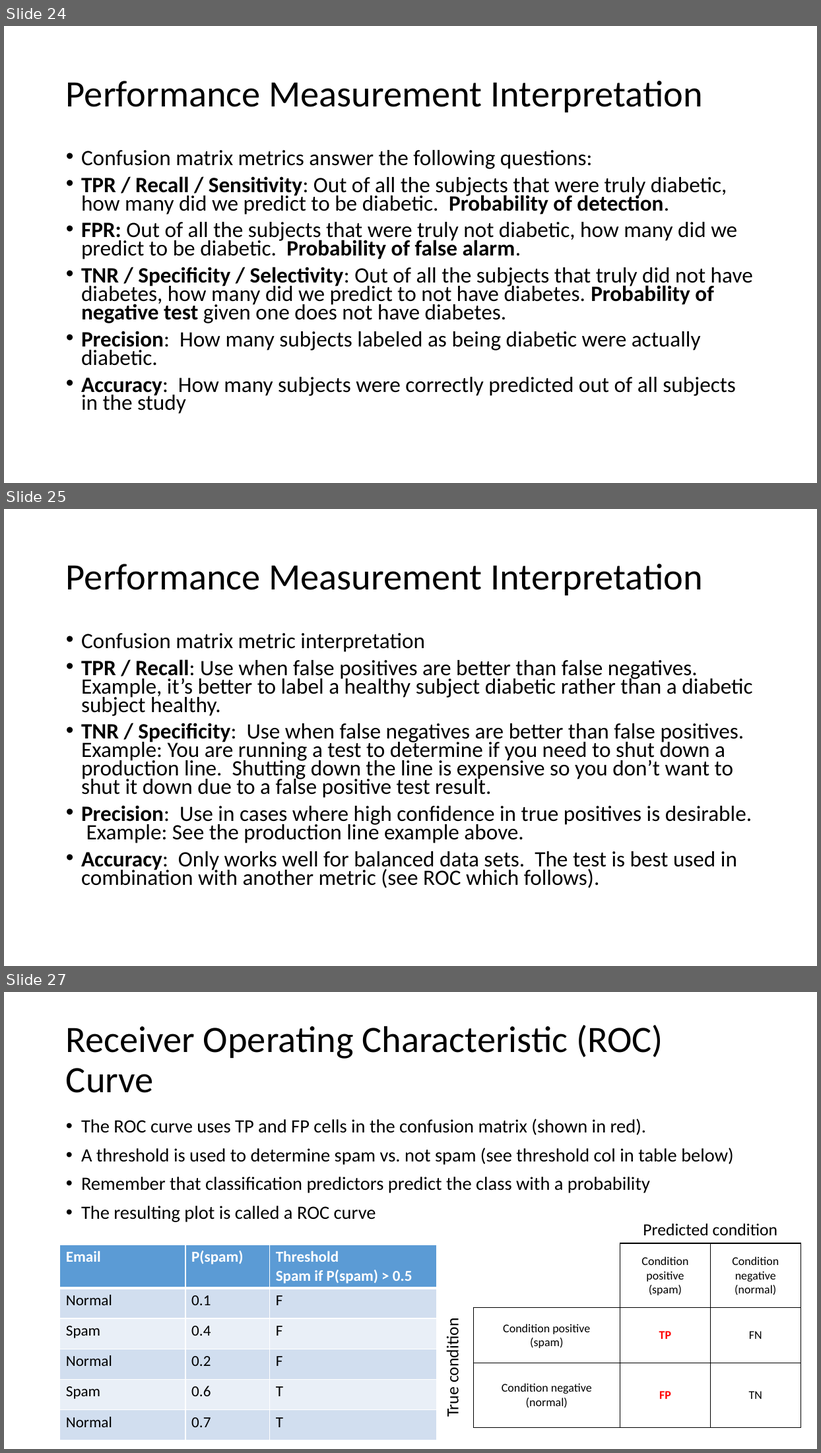
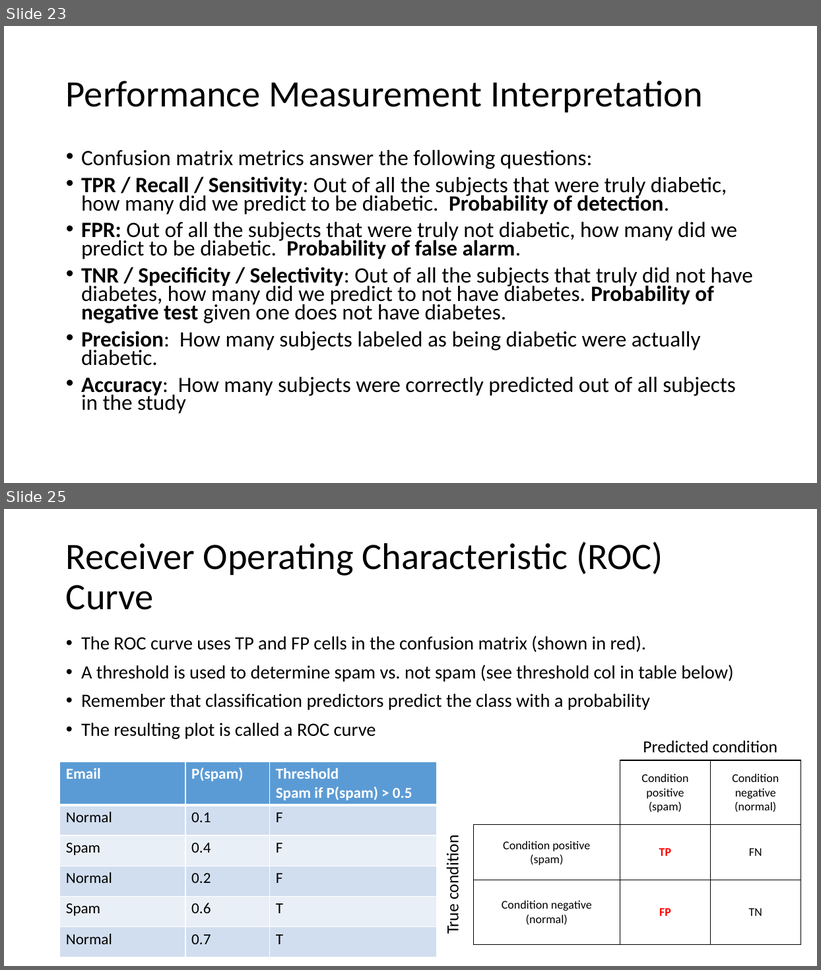
Before and after one commit to chaithrakc/syr_ads_bigdata_analytics, a slide deck: lecture06/lecture6-0-assessing-model-accuracy.pptx. Shown one above the other, each under a label of ours: slides 24, 25 and 27 before the commit, slides 23 and 25 after it; the slides between them are not shown. The pictures are 821x1453 and 821x970 pixels, drawn with LibreOffice and Linux fonts; fonts in the diff are those of the drawing. Boxes give left, top, right and bottom in pixels: in the first picture for what was removed or moved away, otherwise in the second. Text is boxed around its words. In the diff, an @@ line names an element or a change of style, - is before the commit and + after.

```diff
--- a/lecture06/lecture6-0-assessing-model-accuracy.pptx
+++ b/lecture06/lecture6-0-assessing-model-accuracy.pptx
@@ slide 25 removed at box(4, 509, 817, 966), background #FFFFFF @@
@@ title removed at box(66, 564, 703, 595) @@
-Performance Measurement Interpretation
@@ text removed at box(81, 633, 752, 889) @@
-• Confusion matrix metric interpretation
-• TPR / Recall: Use when false positives are better than false negatives. Example, it’s better to label a healthy subject diabetic rather than a diabetic subject healthy.
-• TNR / Specificity: Use when false negatives are better than false positives. Example: You are running a test to determine if you need to shut down a production line. Shutting down the line is expensive so you don’t want to shut it down due to a false positive test result.
-• Precision: Use in cases where high confidence in true positives is desirable. Example: See the production line example above.
-• Accuracy: Only works well for balanced data sets. The test is best used in combination with another metric (see ROC which follows).
@@ what was slide 24 is now slide 23 @@
@@ what was slide 27 is now slide 25 @@
```
Also in this commit, not shown: 11 slides changed, 2 other slides removed, 2 other files.
